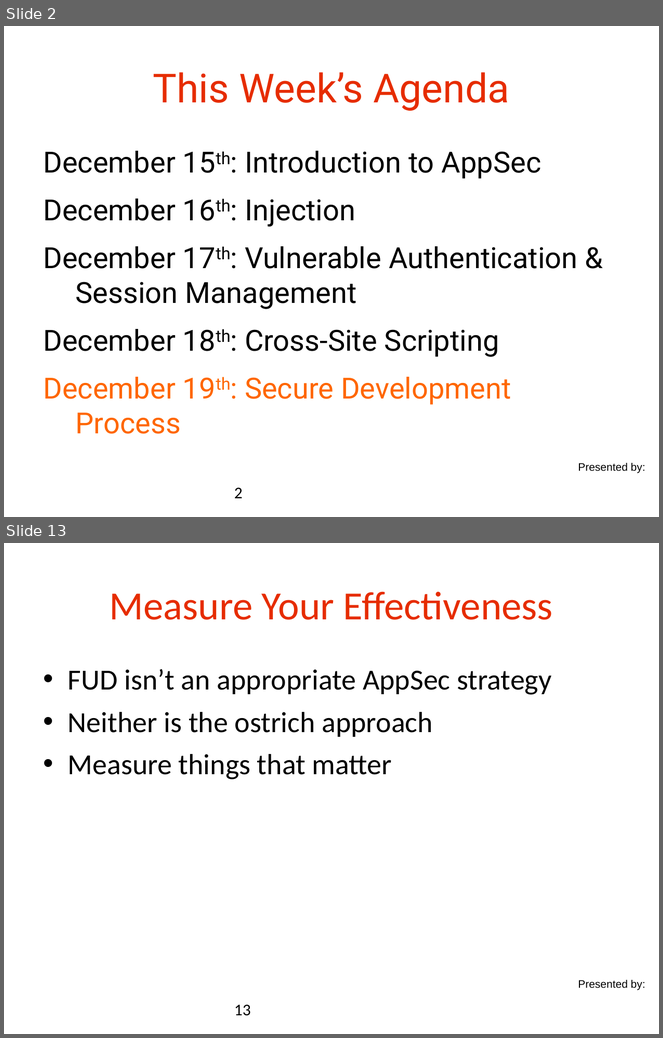
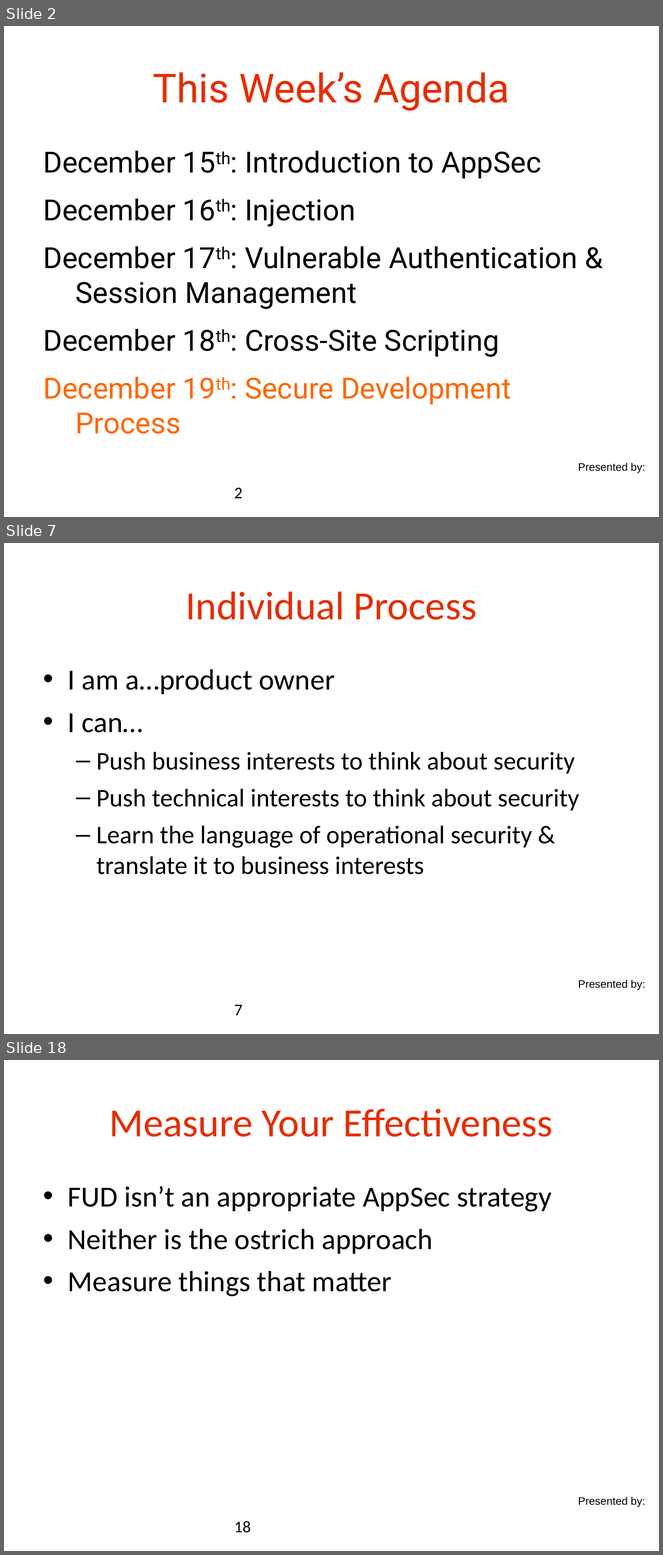
Before and after one commit to danielsomerfield/app-sec-presentation, a slide deck: AppSec Presentation Deck Day 5.ppt. Shown one above the other, each under a label of ours: slides 2 and 13 before the commit, slides 2, 7 and 18 after it; the slides between them are not shown. The pictures are 663x1038 and 663x1555 pixels, drawn with LibreOffice and Linux fonts; fonts in the diff are those of the drawing; background and template pictures are left out. Boxes give left, top, right and bottom in pixels: in the first picture for what was removed or moved away, otherwise in the second. Text is boxed around its words. In the diff, an @@ line names an element or a change of style, - is before the commit and + after.

```diff
--- a/AppSec Presentation Deck Day 5.ppt
+++ b/AppSec Presentation Deck Day 5.ppt
@@ slide 7 added at (x1=4, y1=543, x2=659, y2=1034), background #FFFFFF; not listed: 1 template element that a slide beside it also shows @@
@@ title added at (x1=186, y1=591, x2=477, y2=620), 44 pt, text #E62C00 @@
+Individual Process
@@ text added at (x1=68, y1=669, x2=580, y2=875), 28 pt, text #000000 @@
+• I am a…product owner
+• I can…
+  – Push business interests to think about security
+  – Push technical interests to think about security
+  – Learn the language of operational security & translate it to business interests
@@ page number added at (x1=234, y1=1005, x2=243, y2=1016), 18 pt, text #000000 @@
+7
@@ what was slide 13 is now slide 18 @@
@@ page number at (x1=234, y1=1521, x2=251, y2=1533): text changed @@
-13
+18
```
Also in this commit, not shown: 5 slides changed, 12 other slides added, 8 slides removed, 4 other files.
